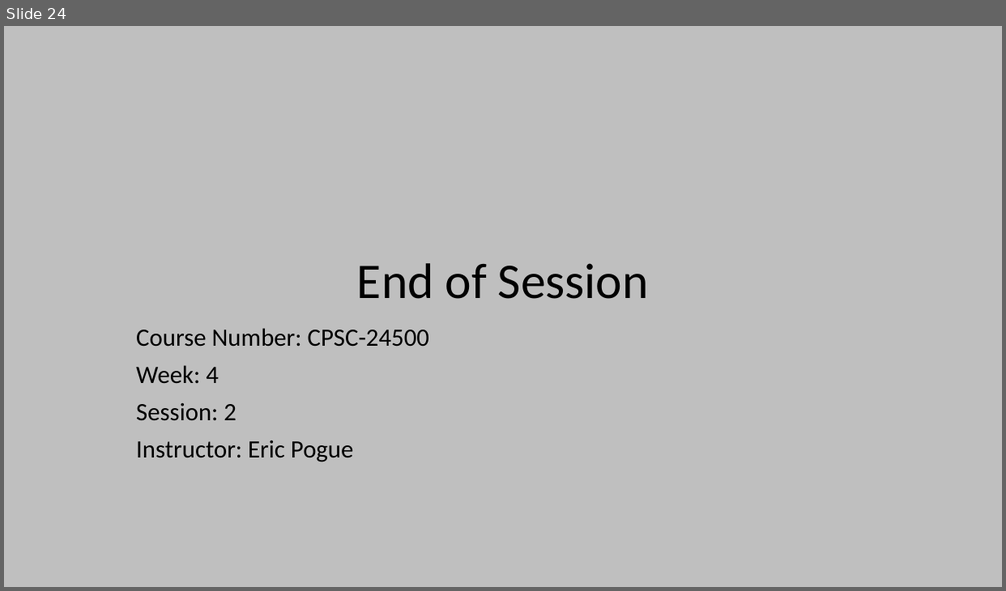
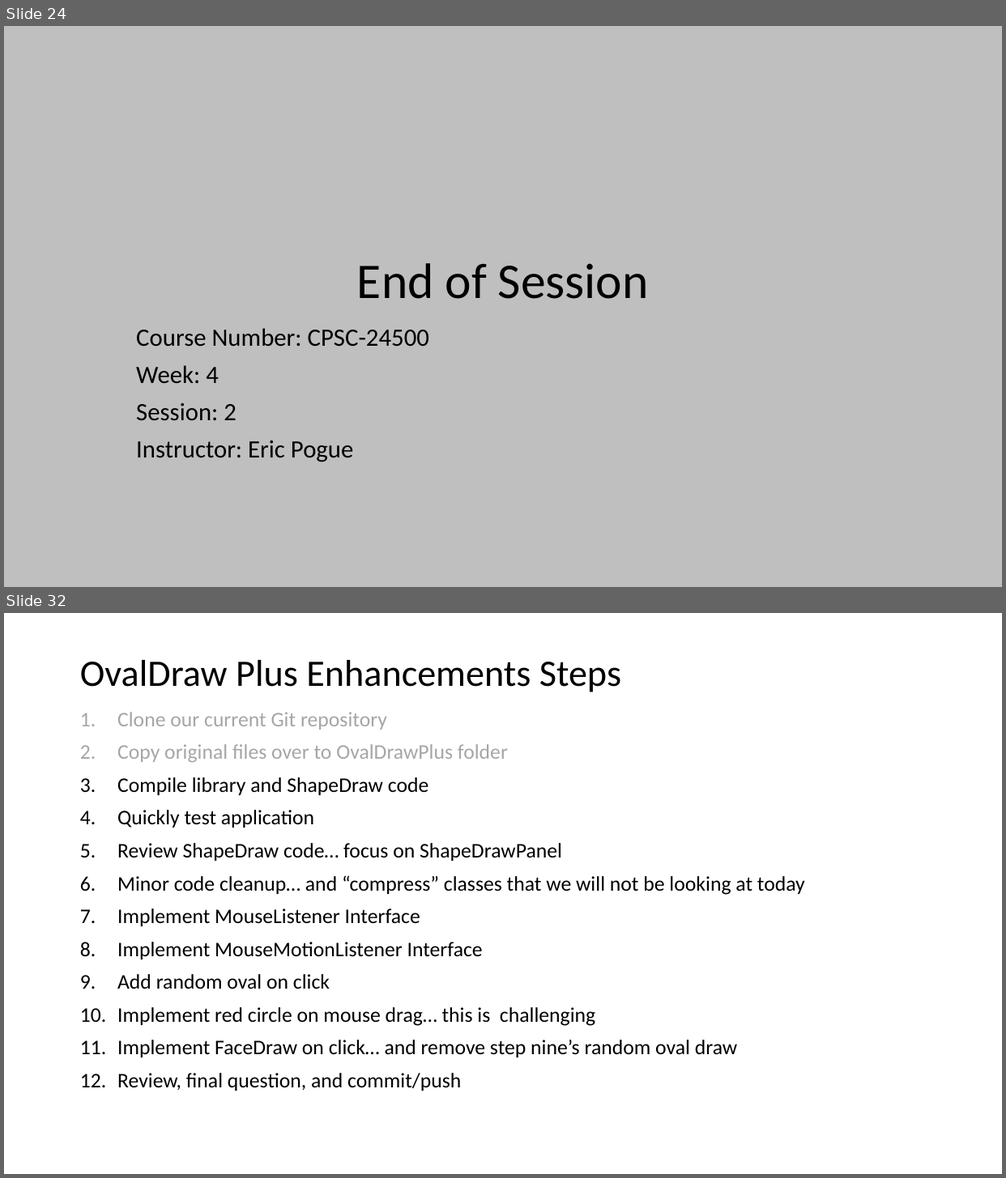
Before and after one commit to EricJPogue/www-epogue-info, a slide deck: CPSC-24500/Week04/2017SpringW04Slides.pptx. Shown one above the other, each under a label of ours: slide 24 before the commit, slides 24 and 32 after it; the slides between them are not shown. The pictures are 1006x591 and 1006x1178 pixels, drawn with LibreOffice and Linux fonts; fonts in the diff are those of the drawing. Boxes give left, top, right and bottom in pixels: in the first picture for what was removed or moved away, otherwise in the second. Text is boxed around its words. In the diff, an @@ line names an element or a change of style, - is before the commit and + after.

```diff
--- a/CPSC-24500/Week04/2017SpringW04Slides.pptx
+++ b/CPSC-24500/Week04/2017SpringW04Slides.pptx
@@ slide 32 added at [4,613,1002,1174], background #FFFFFF @@
@@ title added at [80,660,621,692], 36 pt, text #000000 @@
+OvalDraw Plus Enhancements Steps
@@ text added at [117,712,805,1091], 20 pt, text #000000 @@
+1. Clone our current Git repository
+2. Copy original files over to OvalDrawPlus folder
+3. Compile library and ShapeDraw code
+4. Quickly test application
+5. Review ShapeDraw code… focus on ShapeDrawPanel
+6. Minor code cleanup… and “compress” classes that we will not be looking at today
+7. Implement MouseListener Interface
+8. Implement MouseMotionListener Interface
+9. Add random oval on click
+10. Implement red circle on mouse drag… this is challenging
+11. Implement FaceDraw on click… and remove step nine’s random oval draw
+12. Review, final question, and commit/push
```
Also in this commit, not shown: 12 other slides added, 6 other files.
